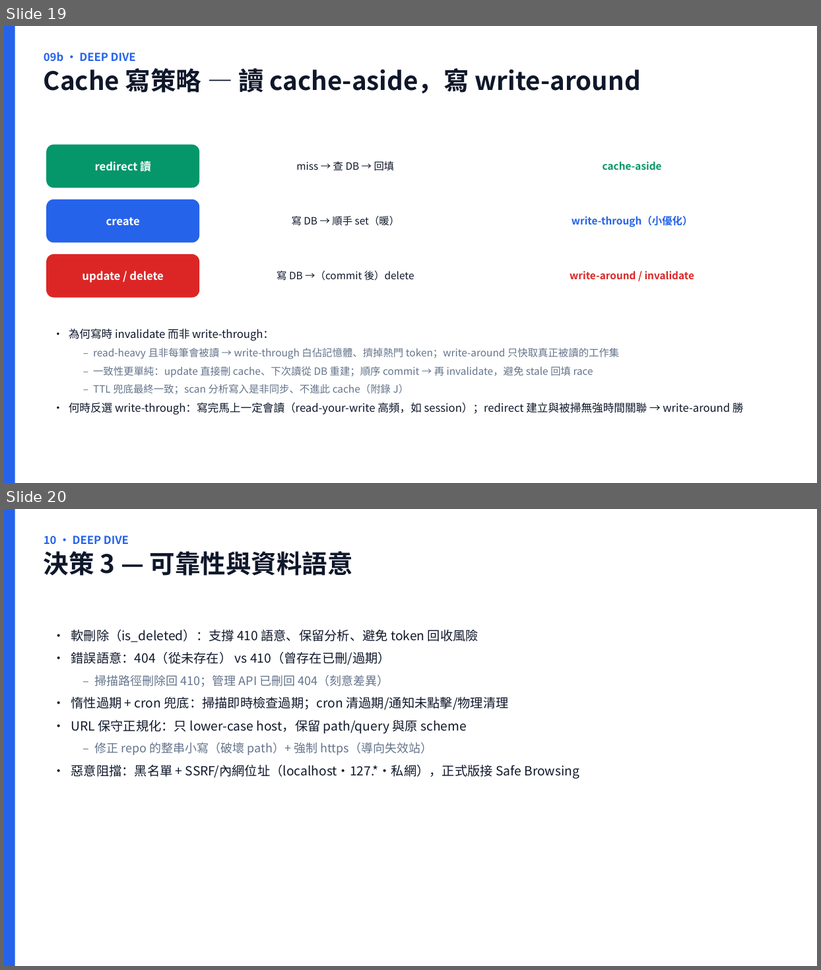
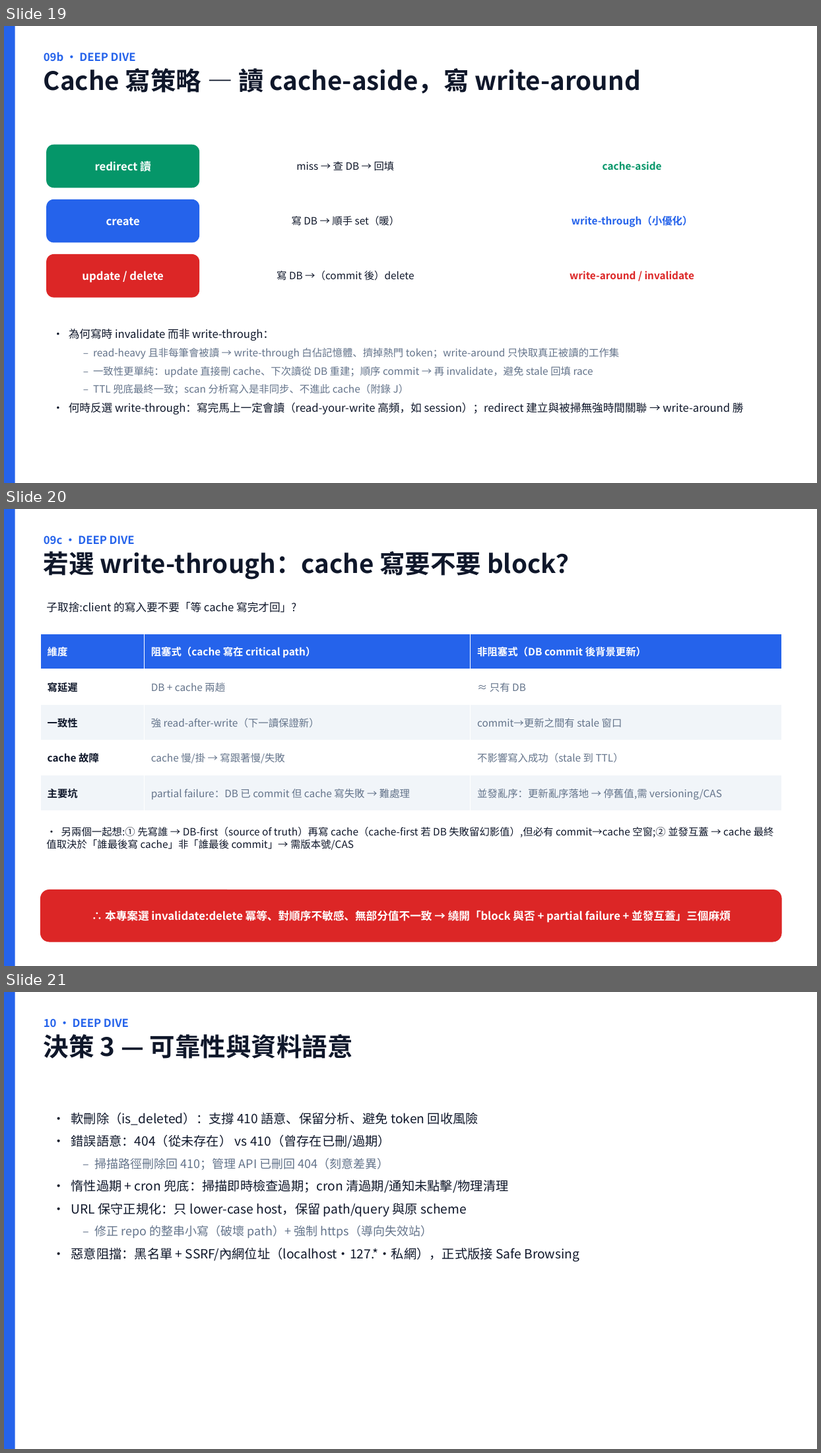
Before and after one commit to scolley31/system-design-demo, a slide deck: QR Code Generator/QR_Code_Generator.pptx. Shown one above the other, each under a label of ours: slides 19 and 20 before the commit, slides 19, 20 and 21 after it. The pictures are 821x970 and 821x1453 pixels, drawn with LibreOffice and Linux fonts; fonts in the diff are those of the drawing. Boxes give left, top, right and bottom in pixels: in the first picture for what was removed or moved away, otherwise in the second. Text is boxed around its words. In the diff, an @@ line names an element or a change of style, - is before the commit and + after.

Commit message:
第7題: 補 write-through 內部「cache 寫要不要 block」取捨 (阻塞vs非阻塞 + partial failure/並發亂序 + 先寫誰) DESIGN+PPT 09c [skip ci]

```diff
--- a/QR Code Generator/QR_Code_Generator.pptx
+++ b/QR Code Generator/QR_Code_Generator.pptx
@@ slide 20 added at (x1=4, y1=509, x2=817, y2=966), background #FFFFFF @@
@@ rectangle added at (x1=4, y1=509, x2=15, y2=966), fill #2563EB @@
@@ text added at (x1=44, y1=535, x2=582, y2=580), 30 pt, text #0F172A, bold @@
+09c · DEEP DIVE
+若選 write-through：cache 寫要不要 block？
@@ text added at (x1=46, y1=602, x2=296, y2=613), 13 pt, text #0F172A @@
+子取捨:client 的寫入要不要「等 cache 寫完才回」?
@@ table added at (x1=40, y1=634, x2=781, y2=811), 5 rows, 3 columns @@
+維度 | 阻塞式（cache 寫在 critical path） | 非阻塞式（DB commit 後背景更新）
+寫延遲 | DB + cache 兩趟 | ≈ 只有 DB
+一致性 | 強 read-after-write（下一讀保證新） | commit→更新之間有 stale 窗口
+cache 故障 | cache 慢/掛 → 寫跟著慢/失敗 | 不影響寫入成功（stale 到 TTL）
+主要坑 | partial failure：DB 已 commit 但 cache 寫失敗 → 難處理 | 並發亂序：更新亂序落地 → 停舊值,需 versioning/CAS
@@ text added at (x1=46, y1=827, x2=774, y2=850), 12 pt, text #0F172A @@
+• 另兩個一起想:① 先寫誰 → DB-first（source of truth）再寫 cache（cache-first 若 DB 失敗留幻影值）,但必有 commit→cache 空窗;② 並發互蓋 → cache 最終值取決於「誰最後寫 cache」非「誰最後 commit」→ 需版本號/CAS
@@ rounded rectangle added at (x1=40, y1=890, x2=781, y2=942), fill #DC2626, outline #DC2626 0.75 pt, 13 pt, text #FFFFFF, bold @@
+∴ 本專案選 invalidate:delete 冪等、對順序不敏感、無部分值不一致 → 繞開「block 與否 + partial failure + 並發互蓋」三個麻煩
@@ what was slide 20 is now slide 21 @@
```
Also in this commit, not shown: 2 other files.
